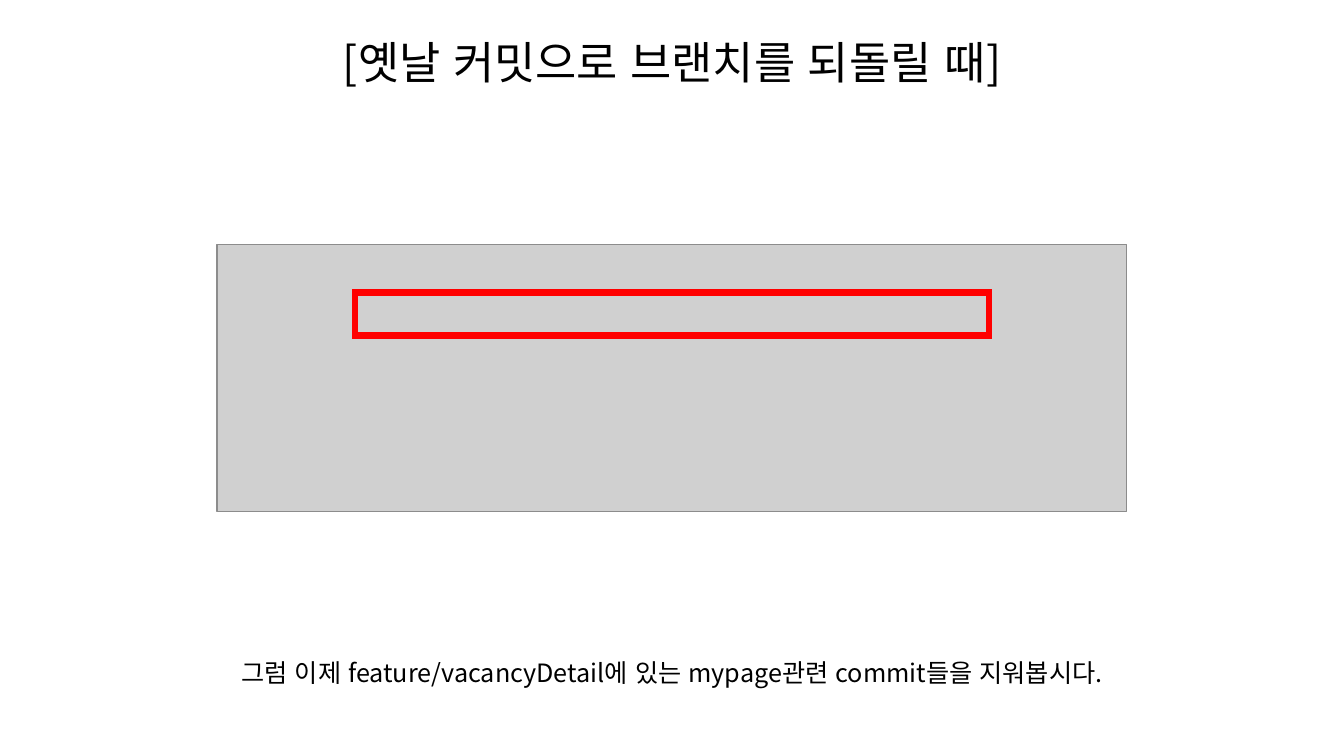
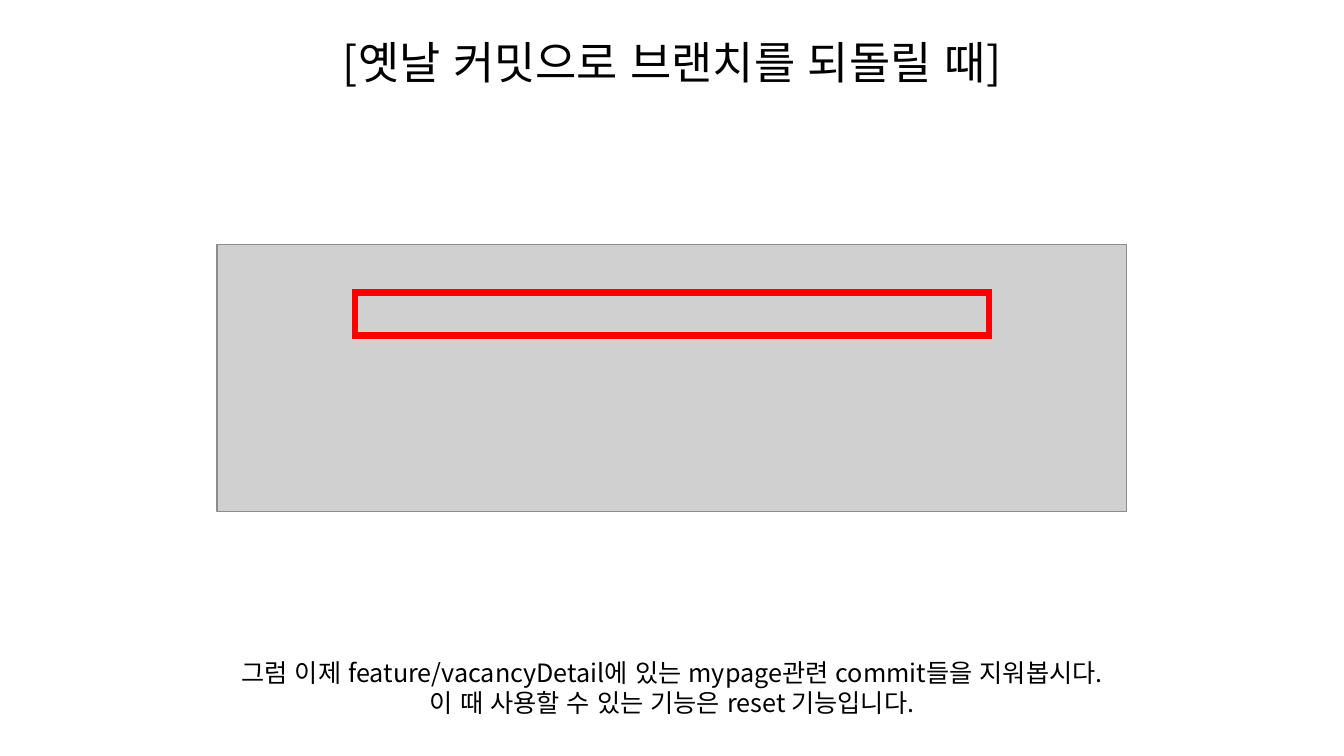
Before and after one commit to SeungHeeNoh/study_well, a slide deck: slide 38 of docs/10. 편리한 기능.pptx. Drawn at 1344x756 pixels with LibreOffice and Linux fonts; fonts in the diff are those of the drawing; grey boxes stand for pictures. Boxes give left, top, right and bottom in pixels: in the first picture for what was removed or moved away, otherwise in the second. Text is boxed around its words. In the diff, an @@ line names an element or a change of style, - is before the commit and + after.

Commit message:
docs : 편리한 기능 문서 보강

```diff
--- a/docs/10. 편리한 기능.pptx
+++ b/docs/10. 편리한 기능.pptx
@@ text at box(430, 687, 914, 714): paragraph added @@
+이 때 사용할 수 있는 기능은 reset 기능입니다.
```
Also in this commit, not shown: 8 other slides changed, 5 slides added, 4 slides removed.
